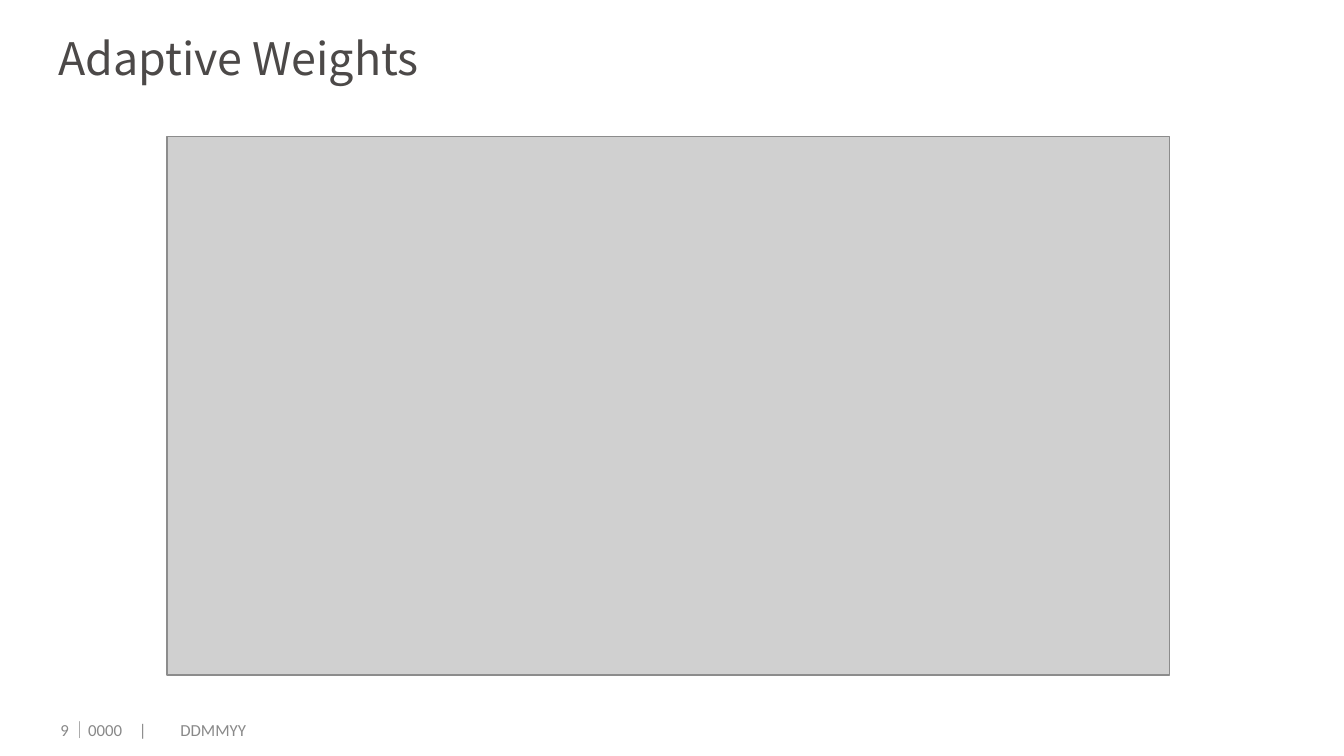
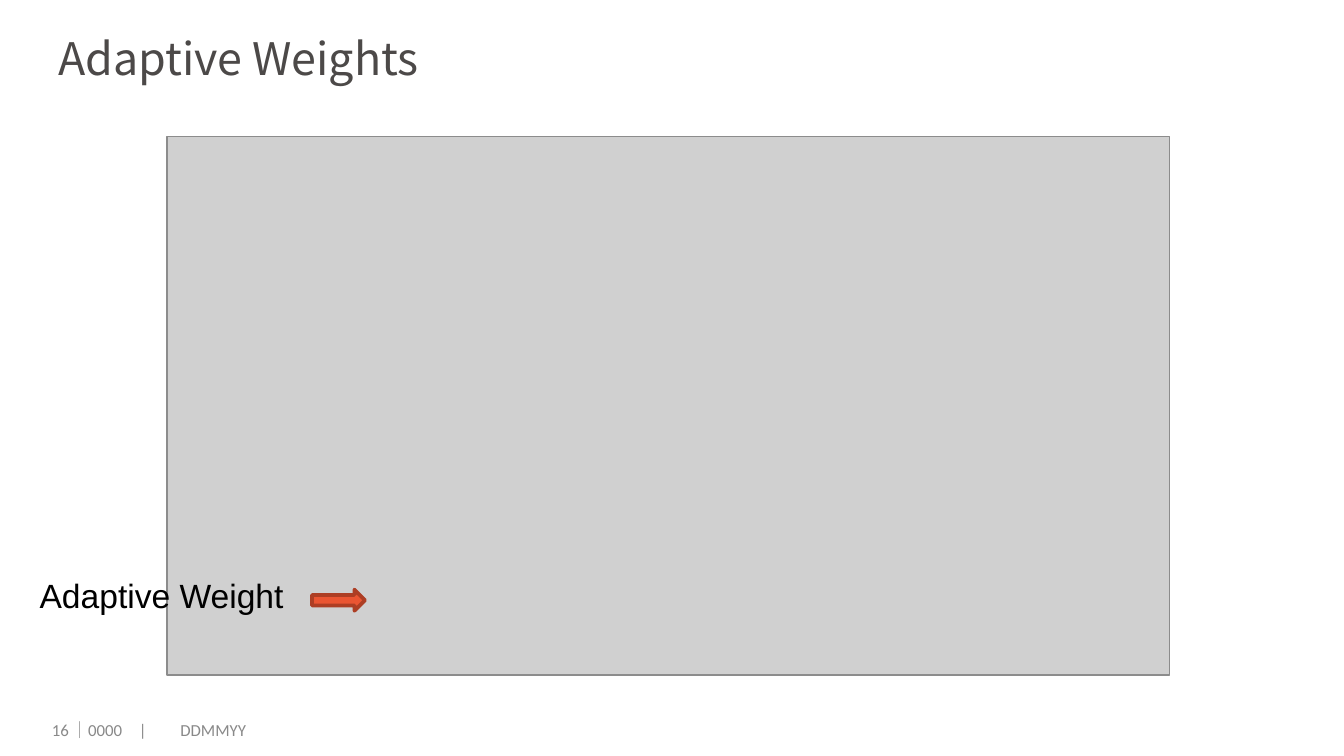
Before and after one commit to dengwx11/GroupLasso, a slide deck: slide 17 of manu & slides/Final.pptx (slide 10 before the commit). Drawn at 1344x756 pixels with LibreOffice and Linux fonts; fonts in the diff are those of the drawing; grey boxes stand for pictures; background and template pictures are left out. Boxes give left, top, right and bottom in pixels: in the first picture for what was removed or moved away, otherwise in the second. Text is boxed around its words. In the diff, an @@ line names an element or a change of style, - is before the commit and + after.

```diff
--- a/manu & slides/Final.pptx
+++ b/manu & slides/Final.pptx
@@ text added at bbox=[40, 581, 284, 614], 18 pt, text #000000 @@
+Adaptive Weight
@@ right arrow added at bbox=[312, 590, 364, 612], fill #EA5532, outline #AD3F25 2 pt @@
@@ page number at bbox=[52, 725, 69, 736]: text changed @@
-9
+16
```
Also in this commit, not shown: 14 other slides changed, 11 slides added, 3 slides removed, 2 other files.
